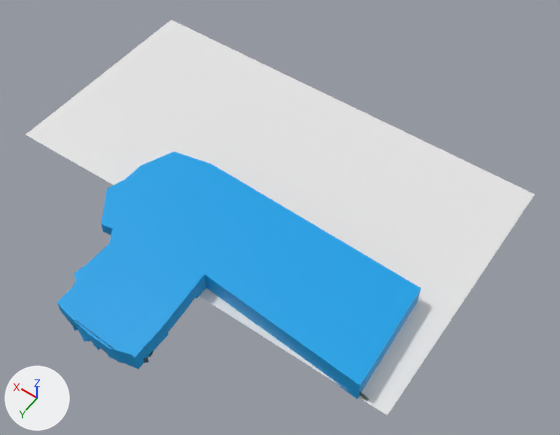
An edit to the Blender file data/levels/monaco/blender files/monaco_overhaul7 (gonza).blend, drawn before and after from the same camera.
Camera for both pictures: a 50 mm lens placed at (-77155.0, 58278.0, 135175.0), pointed at (-15744.0, -27697.0, 72.0). Arrows for +X, +Y and +Z are at lower left; the lights stay in place. The picture after the commit comes second.

The first picture shows 'distant stuff center', 'sky', 'trees large', 'water'.
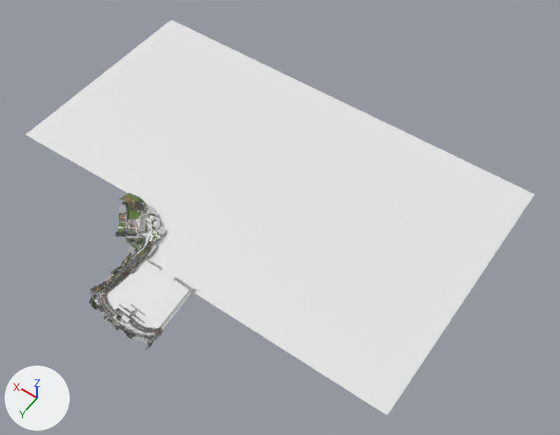
The edits, one by one:
Object 'sky' (ob_sky) is now hidden.
Object 'trees large' (ob_trees_large) is now hidden.
Object 'distant stuff center' (ob_distant_stuff_center) is now hidden.

Changed parts and their boxes [x1, y1, x2, y2] in the pictures (560 x 435 px):
'sky', hidden (blue)
    before: [57, 152, 421, 399]
'distant stuff center', hidden
    before: [75, 320, 149, 363]
'trees large', hidden (mostly hidden)
    before: [149, 283, 369, 401]
'map', unchanged, uncovered by the edit
    after: [89, 193, 197, 350]
